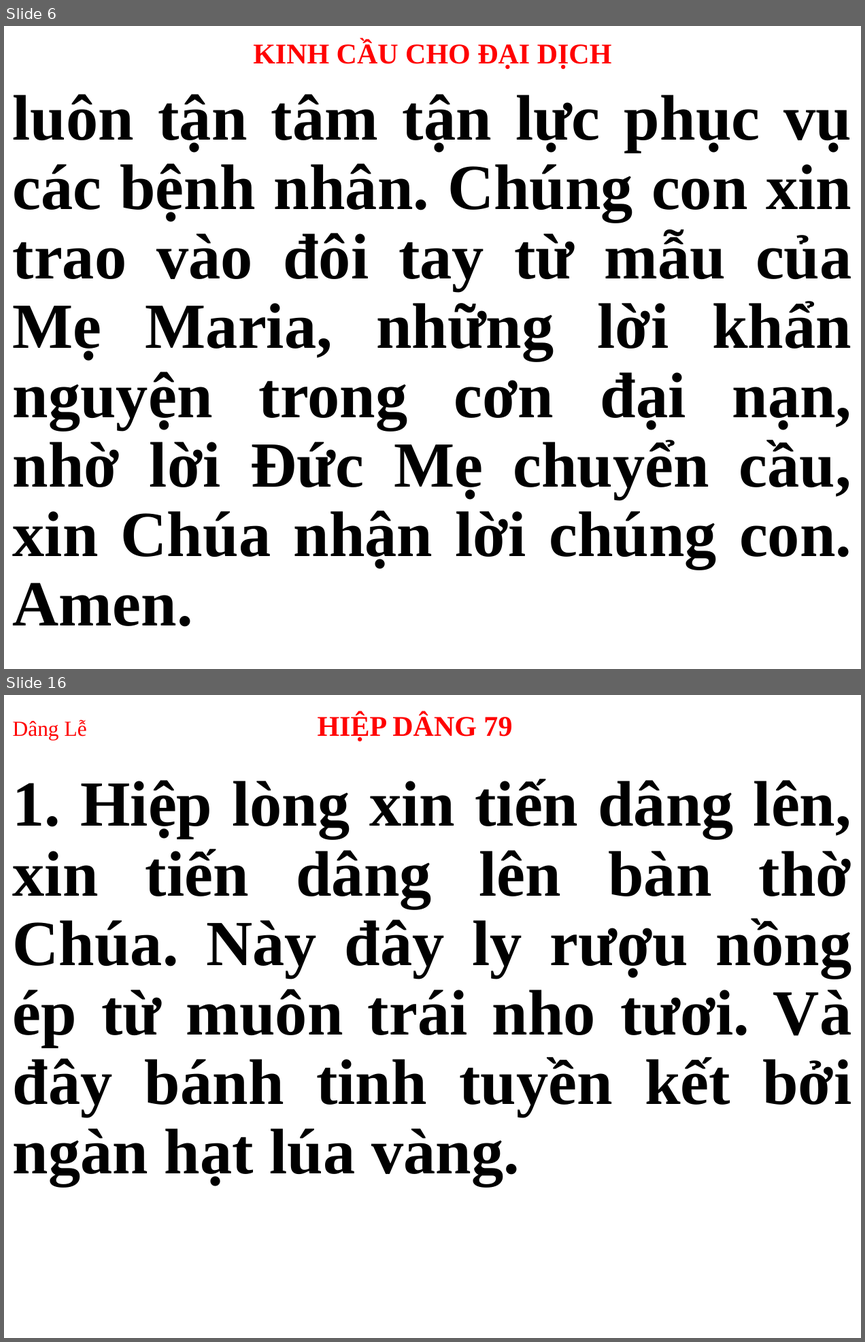
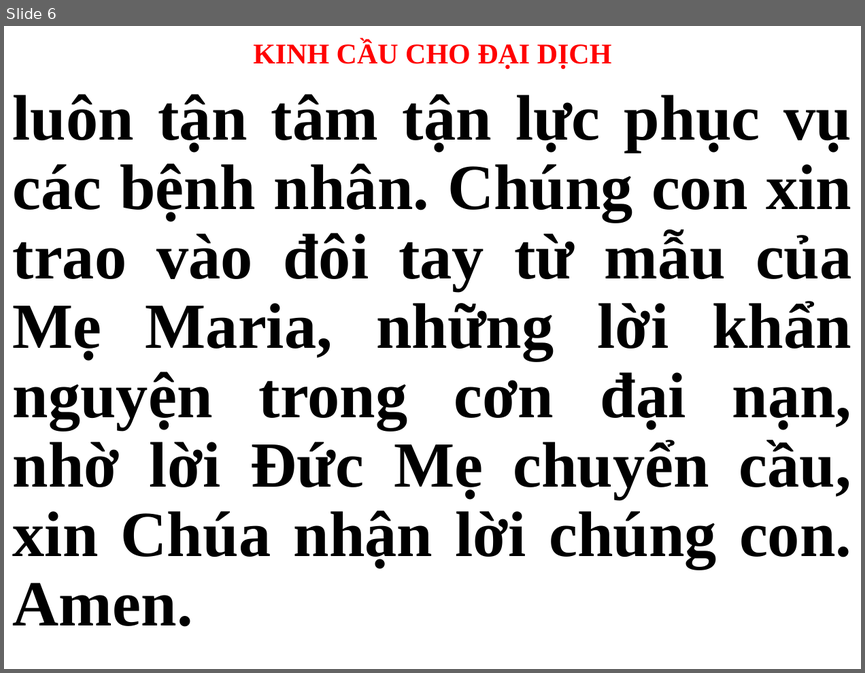
Before and after one commit to peteranh99/usb-songs, a slide deck: Thứ 3.pptx. Shown one above the other, each under a label of ours: slides 6 and 16 before the commit, slide 6 after it; the slides between them are not shown. The pictures are 865x1342 and 865x673 pixels, drawn with LibreOffice and Linux fonts; fonts in the diff are those of the drawing. Boxes give left, top, right and bottom in pixels: in the first picture for what was removed or moved away, otherwise in the second. Text is boxed around its words. In the diff, an @@ line names an element or a change of style, - is before the commit and + after.

```diff
--- a/Thứ 3.pptx
+++ b/Thứ 3.pptx
@@ slide 16 removed at (x1=4, y1=695, x2=861, y2=1338), background #FFFFFF @@
@@ title removed at (x1=13, y1=713, x2=512, y2=742) @@
-Dâng Lễ HIỆP DÂNG 79
@@ subtitle removed at (x1=13, y1=779, x2=852, y2=1185) @@
-1. Hiệp lòng xin tiến dâng lên, xin tiến dâng lên bàn thờ Chúa. Này đây ly rượu nồng ép từ muôn trái nho tươi. Và đây bánh tinh tuyền kết bởi ngàn hạt lúa vàng.
```
Also in this commit, not shown: 2 slides changed, 18 slides added, 16 other slides removed.
